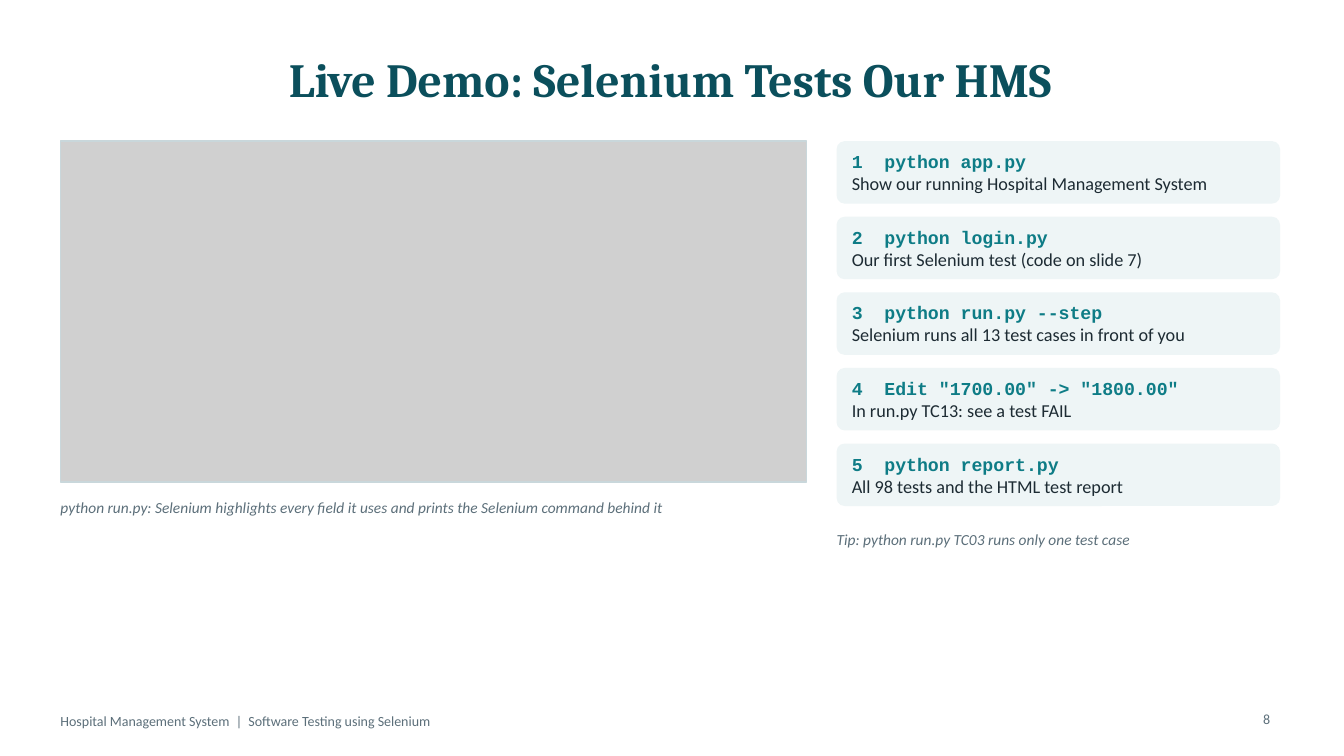
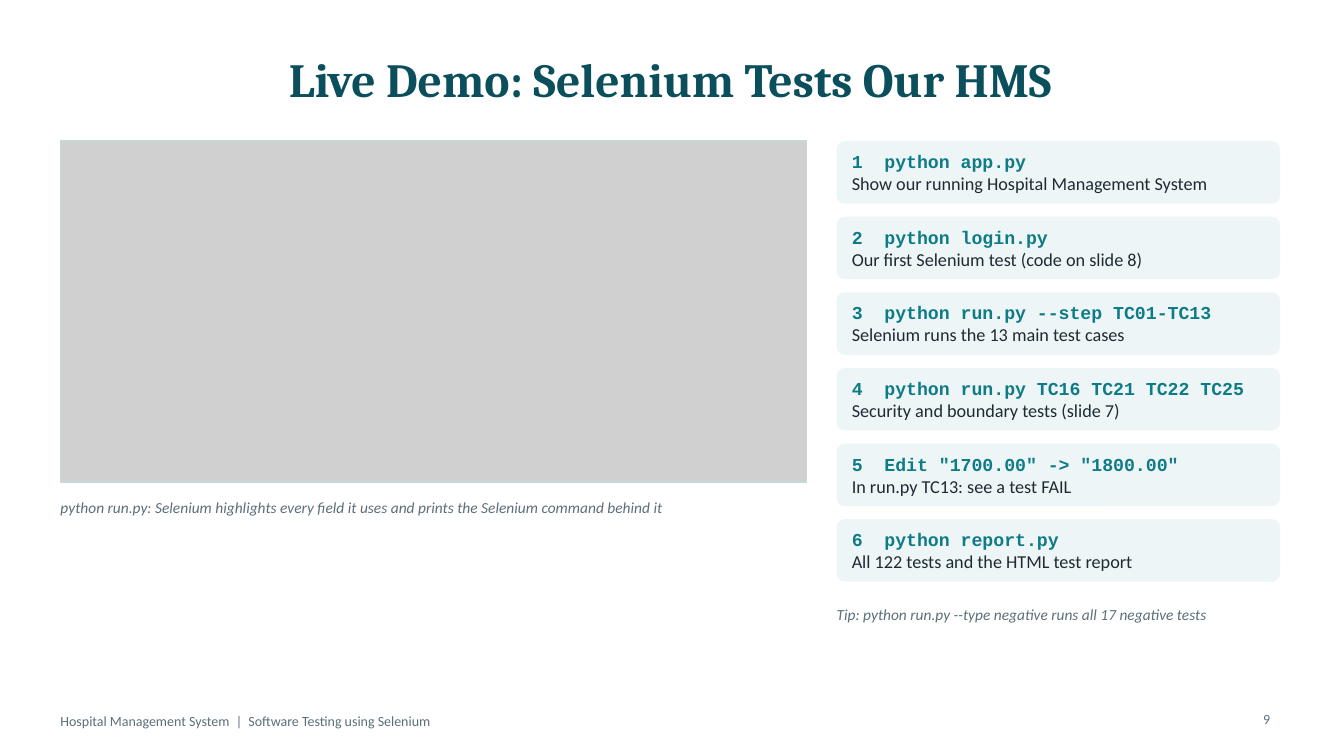
Before and after one commit to kssaichandan/hospital-managment-, a slide deck: slide 9 of presentation/Hospital_Management_System_Selenium_Testing.pptx (slide 8 before the commit). Drawn at 1344x756 pixels with LibreOffice and Linux fonts; fonts in the diff are those of the drawing; grey boxes stand for pictures. Boxes give left, top, right and bottom in pixels: in the first picture for what was removed or moved away, otherwise in the second. Text is boxed around its words. In the diff, an @@ line names an element or a change of style, - is before the commit and + after.

```diff
--- a/presentation/Hospital_Management_System_Selenium_Testing.pptx
+++ b/presentation/Hospital_Management_System_Selenium_Testing.pptx
@@ text at [852, 253, 1142, 269]: text changed @@
-Our first Selenium test (code on slide 7)
+Our first Selenium test (code on slide 8)
@@ text at [852, 307, 1211, 341]: text changed @@
-3 python run.py --step
-Selenium runs all 13 test cases in front of you
+3 python run.py --step TC01-TC13
+Selenium runs the 13 main test cases
@@ text added at [852, 382, 1244, 420], 13 pt, text #1D2B33 @@
+4 python run.py TC16 TC21 TC22 TC25
+Security and boundary tests (slide 7)
@@ text "5 Edit "1700.00" -> "1800.00"": place and size @@
-text "5 Edit "1700.00" -> "1800.00"" at [852, 382, 1178, 420]
+text "5 Edit "1700.00" -> "1800.00"" at [852, 458, 1178, 496]
@@ text at [852, 458, 1178, 471]: text changed @@
-4 Edit "1700.00" -> "1800.00"
+5 Edit "1700.00" -> "1800.00"
@@ rounded rectangle added at [837, 519, 1280, 582], fill #EEF5F6 @@
@@ text at [852, 534, 1133, 571]: text changed @@
-5 python report.py
-All 98 tests and the HTML test report
+6 python report.py
+All 122 tests and the HTML test report
@@ text at [837, 609, 1206, 623]: text changed @@
-Tip: python run.py TC03 runs only one test case
+Tip: python run.py --type negative runs all 17 negative tests
@@ page number at [1263, 715, 1270, 724]: text changed @@
-8
+9
```
Also in this commit, not shown: 3 other slides changed, 1 slide added, 31 other files.
